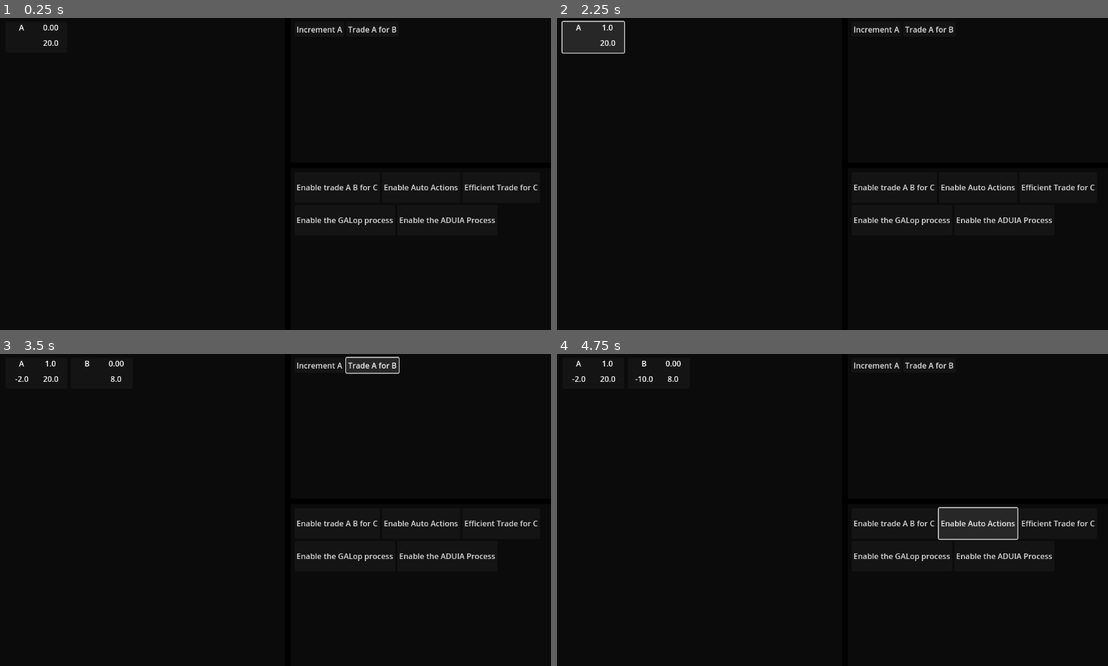
Above: before the commit, frames 1-4 (two rows, left to right).
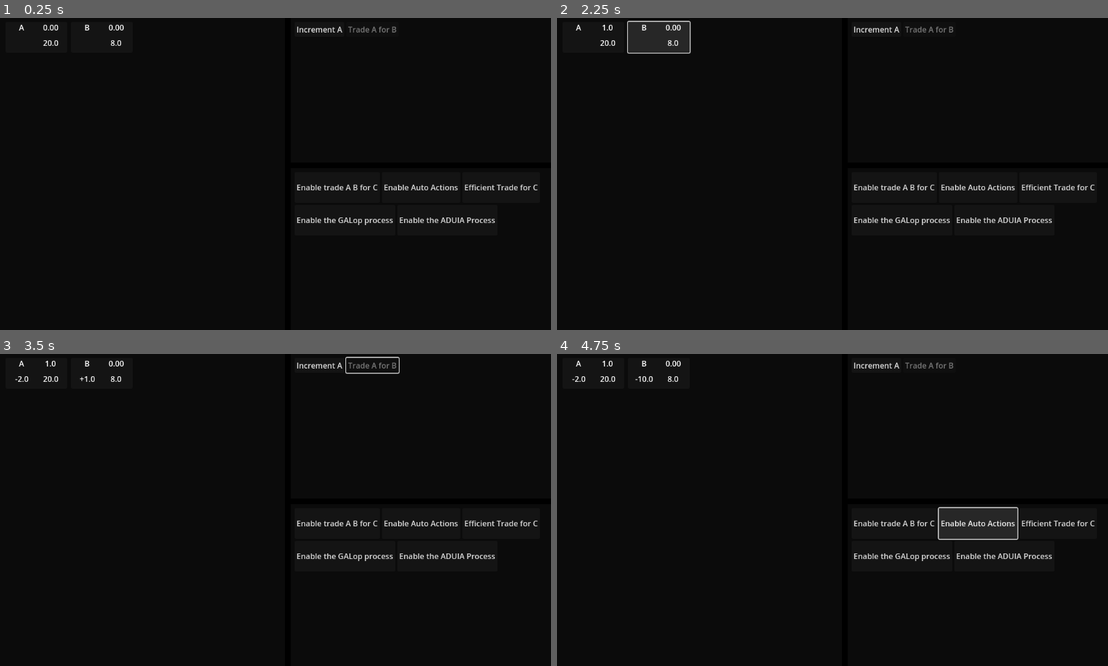
Above: after the commit, the same moments.

Repository: Carth501/The-Big-Grid
Game: Godot game, scene res://scenes/Game.tscn
Same seed, same stepped clock (60 frames per second), same inputs: the game is played once before the commit and once after it.
Inputs (mouse positions are in pixels of both pictures, inside the frame that each line leads up to):
- Up to frame 1 (0.25 s): no input
- Up to frame 2 (2.25 s): click "[center]A[/center]" at 0.5 s; click "Increment A" at 1.25 s; click "[center]A[/center]" (after the commit: "[center]B[/center]") at 2 s
- Up to frame 3 (3.5 s): click (374, 366) at 2.75 s, where only the run before the commit has a clickable "Trade A for B"
- Up to frame 4 (4.75 s): click "Enable trade A B for C" at 3.5 s; click "Enable Auto Actions" at 4.25 s

The runs differ from the first frame. In frame 1, 0.2% of the frame differs, in the area x 15-73%, y 2-9%; in frame 2, 1.5%, in the area x 0-73%, y 0-12%; in frame 3, 0.1%; in frame 4, less than 0.1%.

Commit message:
implement action testing

Diff:
--- a/scripts/display/ActionButton.gd
+++ b/scripts/display/ActionButton.gd
@@ -32,3 +32,12 @@
 
 func lose_focus():
 	end_focus.emit()
+
+func connect_logic(action : Action):
+	action.update_availability.connect(set_enabled)
+	set_enabled(action.available)
+
+func set_enabled(setting : bool):
+	disabled = !setting
+	if(!setting):
+		release_focus()
--- a/scripts/display/ActionPanel.gd
+++ b/scripts/display/ActionPanel.gd
@@ -3,6 +3,7 @@
 @onready var action_package := preload("res://scenes/display/ActionButton.tscn")
 @export var action_manager : Action_Manager
 @export var filter_foreman : Filter_Foreman
+@export var supply_collection : Supply_Collection
 var action_ids := []
 
 func build_action_button(id : String):
@@ -26,6 +27,8 @@
 	new_button.end_filter.connect(unset_filter)
 	new_button.declare_focus.connect(set_focus)
 	new_button.end_focus.connect(unset_focus)
+	var action_logic = action_manager.full_action_list[id]
+	new_button.connect_logic(action_logic)
 
 func push_action(id : String):
 	action_manager.apply_action(id)
--- /dev/null
+++ b/scripts/logic/Action.gd
@@ -0,0 +1,31 @@
+class_name Action extends Node
+
+signal update_availability(availability : bool)
+var id : String
+var changes : Dictionary
+var available := true
+var supplies : Dictionary
+
+func setup(new_id : String, supply_collection : Supply_Collection):
+	id = new_id
+	changes = ActionsSingle.data[id].changes
+	for supply_id in changes:
+		var supply = supply_collection.get_or_create_supply(supply_id)
+		supplies[supply_id] = supply
+		supply.update_value.connect(process_availability)
+	process_availability()
+
+func process_availability(_value = 1):
+	var new_availability = test_supplies()
+	if(new_availability != available):
+		available = new_availability
+		update_availability.emit(available)
+
+func test_supplies():
+	for supply_id in changes:
+		var change = changes[supply_id]
+		var supply = supplies[supply_id]
+		var test = supply.test_deltas(change.deltas)
+		if(!test):
+			return false
+	return true
--- a/scripts/logic/ActionManager.gd
+++ b/scripts/logic/ActionManager.gd
@@ -3,8 +3,13 @@
 signal new_action(id : String)
 
 @export var supply_collection : Supply_Collection
+var full_action_list : Dictionary = {}
 
 func create_action(id : String):
+	var new_action_logic = Action.new()
+	add_child(new_action_logic)
+	full_action_list[id] = new_action_logic
+	new_action_logic.setup(id, supply_collection)
 	new_action.emit(id)
 
 func apply_action(id : String):
--- a/scripts/logic/SupplyCollection.gd
+++ b/scripts/logic/SupplyCollection.gd
@@ -8,6 +8,11 @@
 		return null
 	return supplies[id]
 
+func get_or_create_supply(id : String) -> Supply:
+	if(!supplies.has(id)):
+		add_supply(id)
+	return supplies[id]
+
 func add_supply(id: String):
 	var supply := Supply.new()
 	add_child(supply)
@@ -16,17 +21,9 @@
 	new_supply.emit(id)
 
 func apply_changes(id: String):
+	if(!test_action_changes(id)):
+		return
 	var changes = ActionsSingle.data[id].changes
-	var valid = true
-	for change in changes:
-		var target = get_supply(change)
-		if(target == null):
-			add_supply(change)
-			target = get_supply(change)
-		if(!target.test_deltas(changes[change].deltas)):
-			valid = false
-	if(!valid):
-		return
 	for change in changes:
 		var target = get_supply(change)
 		target.apply_change(changes[change].deltas)
@@ -54,3 +51,14 @@
 		if(net <= 0):
 			return false
 	return true
+
+func test_action_changes(id: String):
+	var changes = ActionsSingle.data[id].changes
+	for supply_id in changes:
+		var target = get_supply(supply_id)
+		if(target == null):
+			add_supply(supply_id)
+			target = get_supply(supply_id)
+		if(!target.test_deltas(changes[supply_id].deltas)):
+			return false
+	return true
